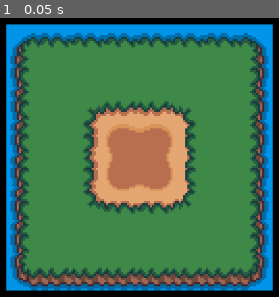
Above: before the commit, frame 1.
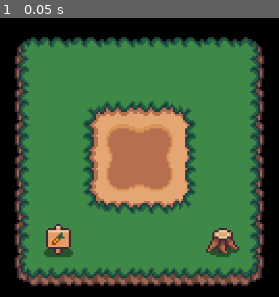
Above: after the commit, the same moment.

Repository: Nabir14/PocketFarm
Game: Godot game, scene res://gamefiles/scenes/world.tscn
Two runs of this game, one before a commit and one after it. Both use one fixed random seed, a clock stepped at 60 frames per second and the inputs below. The engine's default icon, where the game draws it, is replaced by a stand-in: a white triangle on a blue panel in a dark square.
Inputs:
- Up to frame 1 (0.05 s): no input

The runs differ from the first frame. In frame 1, 16% of the frame differs, in the area x 2-98%, y 2-98%.

Commit message:
Inventory System - 1

Diff:
--- /dev/null
+++ b/gamefiles/resources/seeds/carrot_seed.tres
@@ -0,0 +1,12 @@
+[gd_resource type="Resource" script_class="SeedItem" format=3 uid="uid://ci4enfe6skdiq"]
+
+[ext_resource type="Script" uid="uid://b5nli6xip6l3h" path="res://gamefiles/scripts/resources/seed_item.gd" id="1_7fbbl"]
+[ext_resource type="Resource" uid="uid://giqvskfsaj1a" path="res://gamefiles/resources/crops/carrot.tres" id="1_tyqer"]
+[ext_resource type="Texture2D" uid="uid://bo43x7dwrbahy" path="res://icon.svg" id="2_oqsm4"]
+
+[resource]
+script = ExtResource("1_7fbbl")
+crop = ExtResource("1_tyqer")
+icon = ExtResource("2_oqsm4")
+name = "Carrot Seeds"
+metadata/_custom_type_script = "uid://b5nli6xip6l3h"
--- /dev/null
+++ b/gamefiles/scenes/ui/inventory_ui.tscn
@@ -0,0 +1,40 @@
+[gd_scene format=3 uid="uid://c8irxyc0wfeug"]
+
+[ext_resource type="Script" uid="uid://c8fhk25ng08hm" path="res://gamefiles/scripts/ui/inventory_ui.gd" id="1_1efp0"]
+
+[node name="inventory_ui" type="Control" unique_id=169504843 node_paths=PackedStringArray("user_inventory_grid_ui")]
+layout_mode = 3
+anchors_preset = 15
+anchor_right = 1.0
+anchor_bottom = 1.0
+grow_horizontal = 2
+grow_vertical = 2
+script = ExtResource("1_1efp0")
+user_inventory_grid_ui = NodePath("tabs/user/scroll/user_inventory_slots")
+
+[node name="tabs" type="TabContainer" parent="." unique_id=1056986315]
+layout_mode = 1
+anchors_preset = 15
+anchor_right = 1.0
+anchor_bottom = 1.0
+grow_horizontal = 2
+grow_vertical = 2
+current_tab = 0
+
+[node name="user" type="PanelContainer" parent="tabs" unique_id=1296884577]
+layout_mode = 2
+metadata/_tab_index = 0
+
+[node name="scroll" type="ScrollContainer" parent="tabs/user" unique_id=849250266]
+layout_mode = 2
+
+[node name="user_inventory_slots" type="GridContainer" parent="tabs/user/scroll" unique_id=2141213335]
+layout_mode = 2
+size_flags_horizontal = 3
+size_flags_vertical = 3
+columns = 4
+
+[node name="shop" type="PanelContainer" parent="tabs" unique_id=441038701]
+visible = false
+layout_mode = 2
+metadata/_tab_index = 1
--- a/gamefiles/scenes/world.tscn
+++ b/gamefiles/scenes/world.tscn
@@ -8,6 +8,8 @@
 [ext_resource type="Texture2D" uid="uid://bh4u1tj7jkkkc" path="res://gamefiles/textures/tiles/Path_Middle.png" id="5_uhll3"]
 [ext_resource type="Script" uid="uid://b3f5wxfelvgjx" path="res://gamefiles/scripts/managers/farm_manager.gd" id="7_nakyh"]
 [ext_resource type="Texture2D" uid="uid://cyybswdgsfwgi" path="res://gamefiles/textures/items.png" id="8_y0rdo"]
+[ext_resource type="Script" uid="uid://cfjse6yxy0rnf" path="res://gamefiles/scripts/managers/inventory_manager.gd" id="9_uhll3"]
+[ext_resource type="Script" uid="uid://dgvhnct3uepks" path="res://gamefiles/scripts/systems/fixed_inventory.gd" id="10_wb8wt"]
 
 [sub_resource type="TileSetAtlasSource" id="TileSetAtlasSource_wb8wt"]
 texture = ExtResource("1_ysfsh")
@@ -139,22 +141,41 @@
 [sub_resource type="TileSet" id="TileSet_wb8wt"]
 sources/0 = SubResource("TileSetAtlasSource_uhll3")
 
-[node name="world" type="Node2D" unique_id=2084201112 node_paths=PackedStringArray("farm_manager", "game_tick")]
+[node name="world" type="Node2D" unique_id=2084201112 node_paths=PackedStringArray("farm_manager", "inventory_manager", "game_tick", "windows_parent_ui")]
 script = ExtResource("1_k2o11")
 farm_manager = NodePath("farm_manager")
+inventory_manager = NodePath("inventory_manager")
 game_tick = NodePath("game_tick")
+windows_parent_ui = NodePath("windows")
 
 [node name="farm_manager" type="Node2D" parent="." unique_id=1050254223 node_paths=PackedStringArray("farm_tilemap_layer", "crop_tilemap_layer")]
 script = ExtResource("7_nakyh")
-farm_tilemap_layer = NodePath("../farm_layer")
-crop_tilemap_layer = NodePath("../crop_layer")
+farm_tilemap_layer = NodePath("../farm/farm_layer")
+crop_tilemap_layer = NodePath("../farm/crop_layer")
+chest_atlas_coords = Vector2i(3, 0)
+exit_atlas_coords = Vector2i(0, 2)
 
-[node name="farm_layer" type="TileMapLayer" parent="." unique_id=460260518]
+[node name="inventory_manager" type="Node2D" parent="." unique_id=35755162 node_paths=PackedStringArray("user_inventory")]
+script = ExtResource("9_uhll3")
+user_inventory = NodePath("../inventory/user_inventory")
+
+[node name="windows" type="Node2D" parent="." unique_id=2025393857]
+
+[node name="farm" type="Node2D" parent="." unique_id=1112376054]
+
+[node name="farm_layer" type="TileMapLayer" parent="farm" unique_id=460260518]
 tile_map_data = PackedByteArray("AAD8/wMAAAAAAAQAAAADAAMAAAABAAQAAAD8//z/AAAAAAMAAAADAPz/AAABAAMAAAD9/wMAAAABAAAAAAD+/w …(944 unchanged characters)…
 tile_set = SubResource("TileSet_d1g8r")
 
-[node name="crop_layer" type="TileMapLayer" parent="." unique_id=1974100651]
+[node name="crop_layer" type="TileMapLayer" parent="farm" unique_id=1974100651]
+tile_map_data = PackedByteArray("AAD9/wIAAAADAAAAAAACAAIAAAAAAAIAAAA=")
 tile_set = SubResource("TileSet_wb8wt")
+
+[node name="inventory" type="Node2D" parent="." unique_id=1721162842]
+
+[node name="user_inventory" type="Node" parent="inventory" unique_id=1803282588]
+script = ExtResource("10_wb8wt")
+metadata/_custom_type_script = "uid://dgvhnct3uepks"
 
 [node name="camera" type="Camera2D" parent="." unique_id=478716299]
 zoom = Vector2(3, 3)
--- a/gamefiles/scripts/levels/world.gd
+++ b/gamefiles/scripts/levels/world.gd
@@ -2,20 +2,64 @@
 class_name World
 
 @export var farm_manager : FarmManager
+@export var inventory_manager : InventoryManager
 @export var game_tick : Timer
+
+@export_group("UI Elements Management")
+@export var windows_parent_ui : Node2D
+
+var _selected_seed_item : SeedItem = null
 
 func _ready() -> void:
 	game_tick.timeout.connect(_on_game_tick)
+	inventory_manager.inventory_systems_ready.connect(_on_inventory_system_ready)
+
+	inventory_manager.setup_inventory_systems()
+
+func _on_inventory_system_ready() -> void:
+	inventory_manager.user_inventory.add_item_at_index(0, load("res://gamefiles/resources/seeds/carrot_seed.tres"), 1)
 
 func _input(event: InputEvent) -> void:
 	if event.is_action_pressed("mouse_action"):
 		var mouse_position : Vector2 = get_global_mouse_position()
-		var tile_position : Vector2 = farm_manager.to_farm_position(mouse_position)
+		var tile_position : Vector2i = farm_manager.to_farm_position(mouse_position)
+
+		if farm_manager.crop_tilemap_layer.get_cell_atlas_coords(tile_position) == farm_manager.exit_atlas_coords:
+			get_tree().quit()
+		elif farm_manager.crop_tilemap_layer.get_cell_atlas_coords(tile_position) == farm_manager.chest_atlas_coords:
+			var inventory_ui : InventoryUI = load("res://gamefiles/scenes/ui/inventory_ui.tscn").instantiate()
+			inventory_ui.setup_user_inventory(inventory_manager.user_inventory, _on_user_inventory_slot_selected)
+			inventory_ui.update_user_inventory_ui(inventory_manager.user_inventory)
+			inventory_manager.user_inventory.data_updated.connect(inventory_ui.update_user_inventory_ui.bind(inventory_manager.user_inventory))
+			append_new_window(inventory_ui)
+
+func _process(_delta: float) -> void:
+	var mouse_position : Vector2 = get_global_mouse_position()
+	var tile_position : Vector2i = farm_manager.to_farm_position(mouse_position)
+
+	if Input.is_action_pressed("mouse_action"):
+		if not _selected_seed_item: return
 
 		if farm_manager.is_tile_empty(tile_position):
-			farm_manager.place_crop(tile_position, load("res://gamefiles/resources/crops/carrot.tres"))
-		elif farm_manager.is_tile_ready_for_harvest(tile_position):
-			farm_manager.harvest_crop_at_tile(tile_position)
+			farm_manager.place_crop(tile_position, _selected_seed_item.crop)
+	elif Input.is_action_pressed("mouse_action_s"):
+		farm_manager.harvest_crop_at_tile(tile_position)
 
 func _on_game_tick() -> void:
 	farm_manager.update_crops()
+
+func append_new_window(window_child : Control):
+	var window = Window.new()
+	window.always_on_top = true
+	window.initial_position = Window.WINDOW_INITIAL_POSITION_CENTER_PRIMARY_SCREEN
+	window.unresizable = true
+	window.size = Vector2i(640, 480)
+	window.close_requested.connect(_on_window_close_requested.bind(window))
+	window.add_child(window_child)
+	windows_parent_ui.add_child(window)
+
+func _on_window_close_requested(window : Window) -> void:
+	window.queue_free()
+
+func _on_user_inventory_slot_selected(item : Item) -> void:
+	_selected_seed_item = item
--- a/gamefiles/scripts/managers/farm_manager.gd
+++ b/gamefiles/scripts/managers/farm_manager.gd
@@ -9,6 +9,8 @@
 @export var crop_tilemap_layer : TileMapLayer
 @export var farm_land_source_id : int = 2
 @export var crop_source_id : int = 0
+@export var chest_atlas_coords : Vector2i = Vector2i.ZERO
+@export var exit_atlas_coords : Vector2i = Vector2i.ZERO
 
 var placed_crops : Array[Dictionary]
 
@@ -25,12 +27,12 @@
 		crop_planted.emit(crop, tile_position)
 
 func harvest_crop_at_tile(tile_position : Vector2i) -> void:
-	for crop in placed_crops:
-		if crop.position == tile_position:
-			placed_crops.erase(crop)
-		crop_tilemap_layer.erase_cell(tile_position)
-
-		crop_harvested.emit(crop.resource, tile_position)
+	if is_tile_ready_for_harvest(tile_position):
+		for crop in placed_crops:
+			if crop.position == tile_position:
+				placed_crops.erase(crop)
+				crop_tilemap_layer.erase_cell(tile_position)
+				crop_harvested.emit(crop.resource, tile_position)
 
 
 func update_crops() -> void:
--- /dev/null
+++ b/gamefiles/scripts/managers/inventory_manager.gd
@@ -0,0 +1,10 @@
+extends Node2D
+class_name InventoryManager
+
+signal inventory_systems_ready
+
+@export var user_inventory : FixedInventory
+
+func setup_inventory_systems() -> void:
+	user_inventory.resize_inventory(16)
+	inventory_systems_ready.emit()
--- /dev/null
+++ b/gamefiles/scripts/resources/item.gd
@@ -0,0 +1,5 @@
+extends Resource
+class_name Item
+
+@export var icon : Texture2D
+@export var name : String
--- /dev/null
+++ b/gamefiles/scripts/resources/seed_item.gd
@@ -0,0 +1,4 @@
+extends Item
+class_name SeedItem
+
+@export var crop : Crop
--- /dev/null
+++ b/gamefiles/scripts/systems/fixed_inventory.gd
@@ -0,0 +1,59 @@
+extends Node
+class_name FixedInventory
+
+signal data_ready
+signal data_updated
+
+@export var size : int = 64
+var data : Array[Dictionary]
+
+func _ready() -> void:
+	resize_inventory(size)
+
+func resize_inventory(data_size : int) -> void:
+	data.resize(data_size)
+	data_ready.emit()
+
+func add_item_at_index(index : int, item : Item, quantity : int = 0) -> void:
+	var data_entry : Dictionary[Item, int] = { item: quantity }
+
+	if data[index] == data_entry:
+		data[index][item] += quantity
+	else:
+		data[index] = data_entry
+
+	data_updated.emit()
+
+func get_item_at_index(index : int) -> Item:
+	var item_data : Dictionary = data[index]
+
+	if not item_data.is_empty():
+		return item_data.keys().get(0)
+	else:
+		return null
+
+func remove_item_at_index(index : int, item : Item, quantity : int = 0) -> void:
+	for i in range(0, quantity):
+		if data[index][item] >= 1:
+			data[index][index] -= 1
+
+	data_updated.emit()
+
+func has_item(item : Item, quantity : int = 0) -> bool:
+	for slot_index in range(data.size()):
+		if data[slot_index].has(item):
+			if data[slot_index][item] >= quantity:
+				return true
+	return false
+
+func find_item_index(item : Item) -> int:
+	for slot_index in range(data.size()):
+		if data[slot_index].has(item):
+			return slot_index
+	return -1
+
+func find_empty_slot() -> int:
+	for i in range(data.size()):
+		if data[i].is_empty():
+			return i
+	return -1
--- /dev/null
+++ b/gamefiles/scripts/ui/inventory_ui.gd
@@ -0,0 +1,31 @@
+extends Control
+class_name InventoryUI
+
+@export var user_inventory_grid_ui : GridContainer
+
+var user_inventory_slots : Array[Dictionary]
+
+func setup_user_inventory(user_inventory : FixedInventory, callback : Callable) -> void:
+	for index in range(0, user_inventory.data.size()):
+		var button : Button = Button.new()
+		button.icon_alignment = HORIZONTAL_ALIGNMENT_CENTER
+		button.vertical_icon_alignment = VERTICAL_ALIGNMENT_CENTER
+		button.size_flags_horizontal = Control.SIZE_EXPAND_FILL
+		button.size_flags_vertical = Control.SIZE_EXPAND_FILL
+
+		user_inventory_slots.append({
+			"button": button,
+			"item": null
+		})
+
+		user_inventory_slots[index].button.pressed.connect(callback.bind(user_inventory_slots[index].item))
+
+		user_inventory_grid_ui.add_child(button)
+
+
+func update_user_inventory_ui(user_inventory : FixedInventory) -> void:
+	for slot in user_inventory_slots:
+		var item = user_inventory.get_item_at_index(user_inventory_slots.find(slot))
+		if item:
+			slot.button.icon = item.icon
+			slot.item = item
--- a/project.godot
+++ b/project.godot
@@ -18,7 +18,9 @@
 [display]
 
 window/size/borderless=true
+window/size/always_on_top=true
 window/size/transparent=true
+window/subwindows/embed_subwindows=false
 window/per_pixel_transparency/allowed=true
 
 [input]
Not shown, added: gamefiles/scripts/managers/inventory_manager.gd.uid
Not shown, added: gamefiles/scripts/resources/item.gd.uid
Not shown, added: gamefiles/scripts/resources/seed_item.gd.uid
Not shown, added: gamefiles/scripts/systems/fixed_inventory.gd.uid
Not shown, added: gamefiles/scripts/ui/inventory_ui.gd.uid
Binary file changed: gamefiles/textures/tiles/Water_Tile.png
